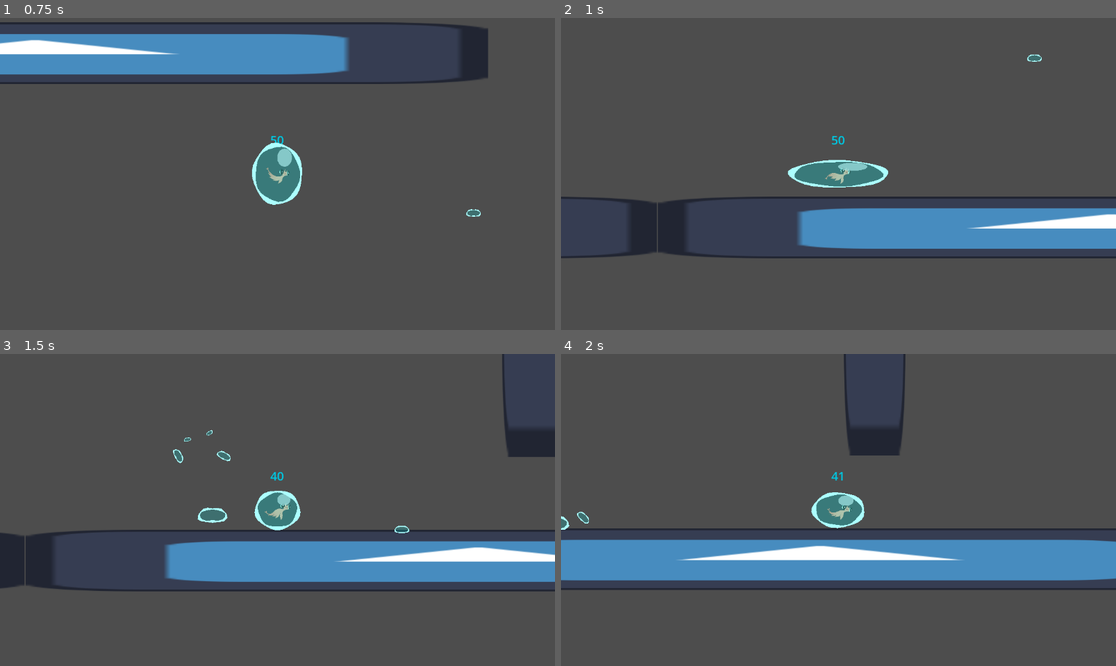
Above: before the commit, frames 1-4 (two rows, left to right).
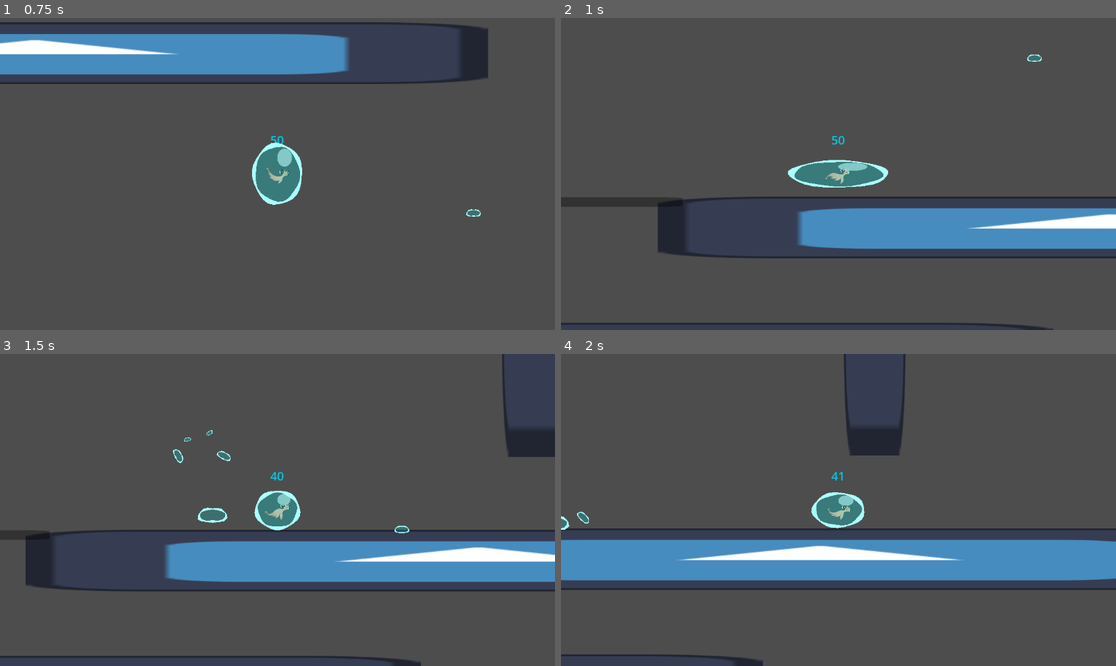
Above: after the commit, the same moments.

Repository: FelixChevrel/GlobalGameJam
Game: Godot game, scene res://Main Menu.tscn
Two runs of this game, one before a commit and one after it. Both use one fixed random seed, a clock stepped at 60 frames per second and the inputs below. The engine's default icon, where the game draws it, is replaced by a stand-in: a white triangle on a blue panel in a dark square.
Inputs:
- Up to frame 1 (0.75 s): click "Play" at 0.5 s
- Up to frame 2 (1 s): no input
- Up to frame 3 (1.5 s): hold D (move_right) from 1.28 s (still down); hold Q (shoot) from 1.28 s (still down)
- Up to frame 4 (2 s): keep holding D (move_right); keep holding Q (shoot); tap Space (jump) at 1.52 s

Frame 1 is identical in both runs. In frame 2, 1.9% of the frame differs, in the area x 0-89%, y 57-100%; in frame 3, 1.5%; in frame 4, 0.4%.

Commit message:
water permissive walls

Diff:
--- a/PlayerCharacter/SCN_PrawnPlayer.tscn
+++ b/PlayerCharacter/SCN_PrawnPlayer.tscn
@@ -134,6 +134,8 @@
 }
 
 [node name="PlatformerController2D" type="CharacterBody2D" groups=["Player"]]
+collision_layer = 5
+collision_mask = 5
 script = ExtResource("1_s261a")
 droplet = ExtResource("2_smj8w")
 dashSpeed = 100.0
@@ -200,7 +202,6 @@
 
 [node name="ColorRect" parent="." instance=ExtResource("16_kfrr7")]
 visible = false
-z_index = 5
 
 [connection signal="hit_ground" from="." to="." method="_on_hit_ground"]
 [connection signal="timeout" from="Iframe" to="." method="_on_iframe_timeout"]
--- a/TestScene.tscn
+++ b/TestScene.tscn
@@ -7,6 +7,7 @@
 [ext_resource type="PackedScene" uid="uid://f66sty1gxvap" path="res://gameplayComponent/SPAWNER_fallingDrop.tscn" id="5_d3j53"]
 [ext_resource type="PackedScene" uid="uid://fsgyfv4mrpw3" path="res://gameplayComponent/SandyArea.tscn" id="6_0qdw3"]
 [ext_resource type="PackedScene" uid="uid://bpgbje06befdy" path="res://gameplayComponent/PlantSeed.tscn" id="7_brrr3"]
+[ext_resource type="PackedScene" uid="uid://bhw2gsk66h0li" path="res://gameplayComponent/Grid.tscn" id="8_1hhm3"]
 
 [sub_resource type="RectangleShape2D" id="RectangleShape2D_x25tc"]
 size = Vector2(128.136, 122)
@@ -34,7 +35,7 @@
 shape = SubResource("RectangleShape2D_x25tc")
 
 [node name="Icon8" type="Sprite2D" parent="."]
-position = Vector2(-1317, 582)
+position = Vector2(-1710, 582)
 scale = Vector2(14.6953, 1)
 texture = ExtResource("1_qc8qo")
 
@@ -43,6 +44,32 @@
 collision_mask = 3
 
 [node name="CollisionShape2D" type="CollisionShape2D" parent="Icon8/StaticBody2D"]
+position = Vector2(0.0340157, 0)
+shape = SubResource("RectangleShape2D_x25tc")
+
+[node name="Icon9" type="Sprite2D" parent="."]
+position = Vector2(-2374, 844)
+scale = Vector2(14.6953, 1)
+texture = ExtResource("1_qc8qo")
+
+[node name="StaticBody2D" type="StaticBody2D" parent="Icon9"]
+collision_layer = 3
+collision_mask = 3
+
+[node name="CollisionShape2D" type="CollisionShape2D" parent="Icon9/StaticBody2D"]
+position = Vector2(0.0340157, 0)
+shape = SubResource("RectangleShape2D_x25tc")
+
+[node name="Icon10" type="Sprite2D" parent="."]
+position = Vector2(-494, 844)
+scale = Vector2(14.6953, 1)
+texture = ExtResource("1_qc8qo")
+
+[node name="StaticBody2D" type="StaticBody2D" parent="Icon10"]
+collision_layer = 3
+collision_mask = 3
+
+[node name="CollisionShape2D" type="CollisionShape2D" parent="Icon10/StaticBody2D"]
 position = Vector2(0.0340157, 0)
 shape = SubResource("RectangleShape2D_x25tc")
 
@@ -239,5 +266,8 @@
 default_color = Color(0, 1, 0, 1)
 
 [node name="PlantSeed" parent="." node_paths=PackedStringArray("PlanteFinal") instance=ExtResource("7_brrr3")]
-position = Vector2(-1823, 521)
+position = Vector2(-1823, 524)
 PlanteFinal = NodePath("../PlantRoot")
+
+[node name="Grid" parent="." instance=ExtResource("8_1hhm3")]
+position = Vector2(-582, 529)
--- /dev/null
+++ b/gameplayComponent/Grid.tscn
@@ -0,0 +1,18 @@
+[gd_scene load_steps=3 format=3 uid="uid://bhw2gsk66h0li"]
+
+[ext_resource type="Texture2D" uid="uid://c2mbde34m075t" path="res://icon.svg" id="1_jgvmd"]
+
+[sub_resource type="RectangleShape2D" id="RectangleShape2D_ecqf6"]
+size = Vector2(520, 20)
+
+[node name="Grid" type="StaticBody2D"]
+collision_layer = 4
+collision_mask = 4
+
+[node name="Icon" type="Sprite2D" parent="."]
+modulate = Color(0, 0, 0, 0.34902)
+scale = Vector2(4.03125, 0.15625)
+texture = ExtResource("1_jgvmd")
+
+[node name="CollisionShape2D" type="CollisionShape2D" parent="."]
+shape = SubResource("RectangleShape2D_ecqf6")
Not shown: 1 places in TestScene.tscn that only renumber resources
